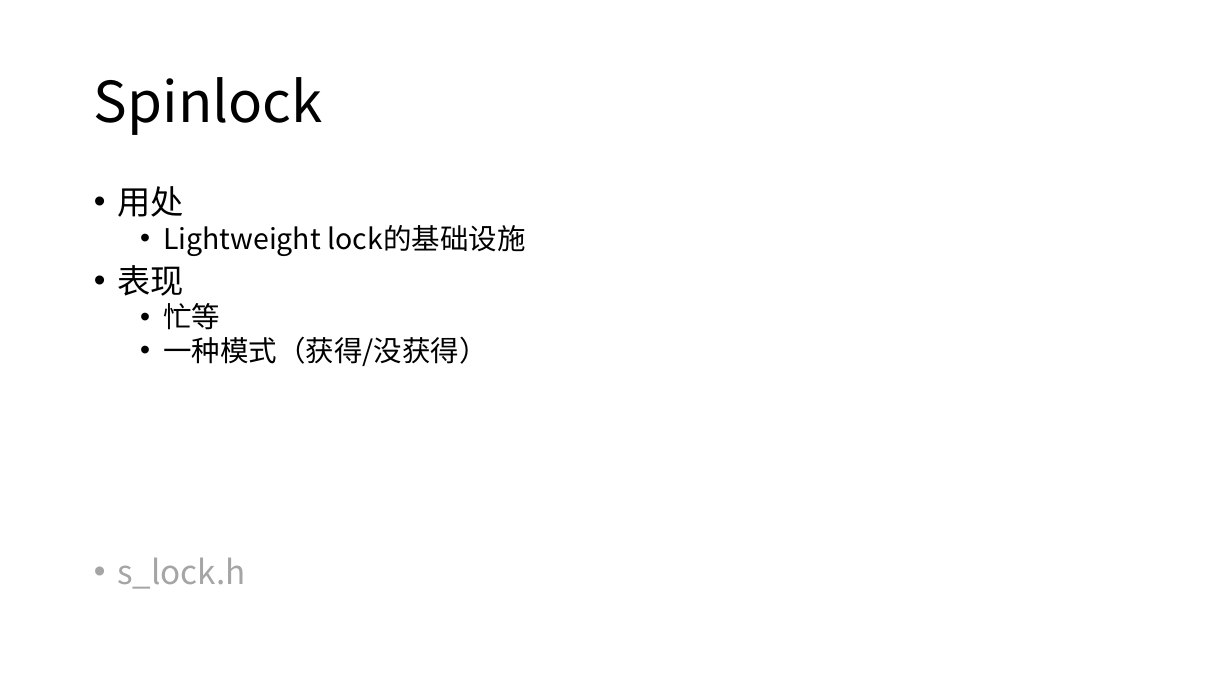
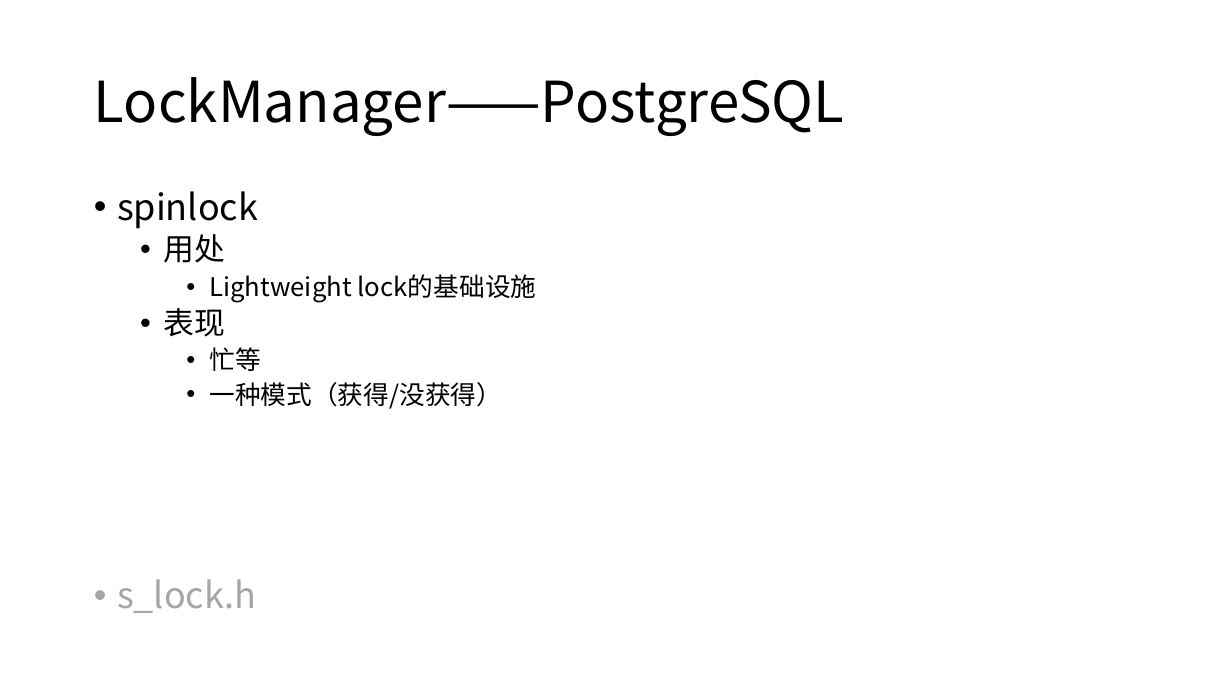
Before and after one commit to yummyliu/papers, a slide deck: slide 17 of 工作分享.pptx (slide 18 before the commit). Drawn at 1232x693 pixels with LibreOffice and Linux fonts; fonts in the diff are those of the drawing. Boxes give left, top, right and bottom in pixels: in the first picture for what was removed or moved away, otherwise in the second. Text is boxed around its words. In the diff, an @@ line names an element or a change of style, - is before the commit and + after.

```diff
--- a/工作分享.pptx
+++ b/工作分享.pptx
@@ title at (94, 77, 845, 136): text changed @@
-Spinlock
+LockManager——PostgreSQL
@@ text at (117, 191, 258, 229): paragraph added @@
+• spinlock
@@ text at (117, 234, 537, 613): size 25.9 to 24 pt in "用处", "表现"; size 22.2 to 20 pt in "Lightweight lock的基础设施", "忙等", "一种模式（获得/没获得）"; size 25.9 to 28 pt in "s_lock.h"; list level 1 to 2 in "用处"; line spacing 0.8 to 0.9; list level 2 to 3 in "Lightweight lock的基础设施"; list level 1 to 2 in "表现"; list level 2 to 3 in "忙等"; list level 2 to 3 in "一种模式（获得/没获得）" @@
```
Also in this commit, not shown: 19 other slides changed, 7 slides added, 8 slides removed.
